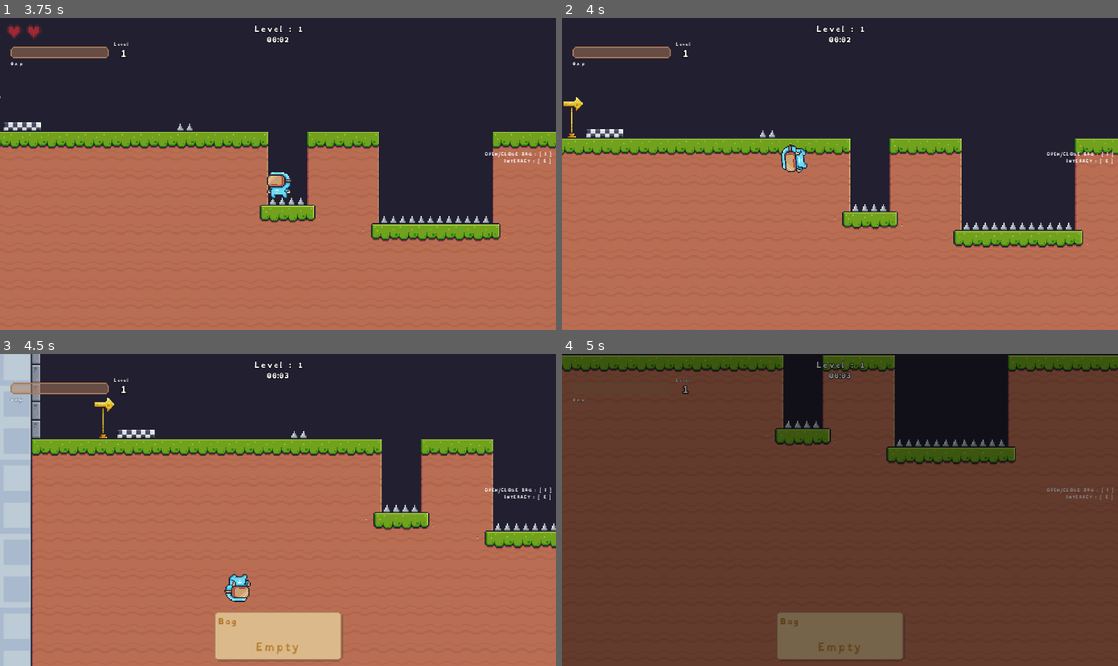
Above: before the commit, frames 1-4 (two rows, left to right).
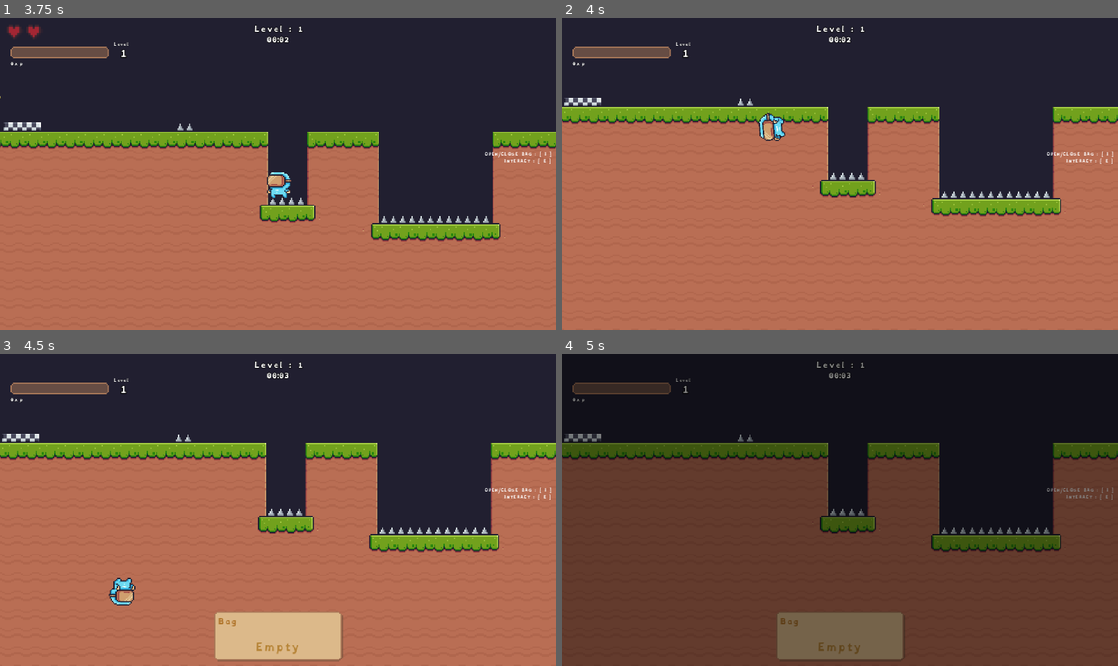
Above: after the commit, the same moments.

Repository: bennytha/platformer
Game: Godot game, scene res://game/screens/start_screen/start_screen.tscn
Same seed, same stepped clock (60 frames per second), same inputs: the game is played once before the commit and once after it.
Inputs (mouse positions are in pixels of both pictures, inside the frame that each line leads up to):
- Up to frame 1 (3.75 s): click "New Game" at 0.5 s; tap Enter at 1.25 s; move the mouse to (400, 158) at 1.27 s; hold D (move_right) 1.28-2 s; tap I (bag) at 1.35, 2.85 s; click (400, 158) at 1.42 s; tap Space (jump) at 1.52, 1.82 s; drag from (166, 189) to (339, 186) at 2.02 s; move the mouse to (333, 105) at 2.77 s; hold A (move_left) 2.78-3.5 s; drag from (250, 236) to (394, 252) at 3.52 s
- Up to frame 2 (4 s): no input
- Up to frame 3 (4.5 s): move the mouse to (444, 556) at 4.27 s; hold D (move_right) from 4.28 s (still down); tap I (bag) at 4.35 s
- Up to frame 4 (5 s): keep holding D (move_right); tap Space (jump) at 4.52, 4.82 s

Frame 1 is identical in both runs. In frame 2, 19% of the frame differs, in the area x 0-100%, y 25-74%; in frame 3, 21%; in frame 4, 33%, in the area x 0-100%, y 0-64%.

Commit message:
clean up

Diff:
--- a/game/actors/enemy/fixed/plant/plant.gd
+++ b/game/actors/enemy/fixed/plant/plant.gd
@@ -80,7 +80,6 @@
 	should_spawn_bullet = true
 
 func spawn_bullet() -> void:
-	print('bullet direction',direction)
 	if bullet_scene == null:
 		return
 
--- a/game/actors/player/player.gd
+++ b/game/actors/player/player.gd
@@ -13,8 +13,11 @@
 @onready var hurt_audio: AudioStreamPlayer2D = $HurtAudio
 
 var last_hit_direction: float = 1.0
+var local_bus :GameContainer
 
 func _ready() -> void:
+	local_bus = UtilsFuncs.find_local_bus(self)
+
 	state_machine.init(self, velocity_component, input_component,animated_sprite_2d)
 	health_component.died.connect(_on_player_death)
 
@@ -65,6 +68,10 @@
 func _on_player_death() -> void:
 	play_hurt_audio()
 	print("Player has run out of health!")
+	if local_bus:
+		local_bus.player_is_dying.emit()
+	else:
+		print('local bus not found')
 	state_machine.on_child_transitioned('death')
 
 # Sounds
--- a/game/levels/tutorial_level/t_level_10.tscn
+++ b/game/levels/tutorial_level/t_level_10.tscn
@@ -62,4 +62,4 @@
 waypoints = Array[Vector2]([Vector2(0, 141), Vector2(382, 141), Vector2(382, 0), Vector2(0, 0)])
 
 [node name="Apple" parent="." unique_id=527090877 instance=ExtResource("9_q7iyj")]
-position = Vector2(92, 311)
+position = Vector2(92, 388)
--- a/game/levels/tutorial_level/t_level_20.tscn
+++ b/game/levels/tutorial_level/t_level_20.tscn
@@ -145,7 +145,6 @@
 
 [node name="Apple" parent="Fruits" unique_id=872076872 instance=ExtResource("8_n7u1b")]
 position = Vector2(1612, -440)
-gravity_scale = 0.0
 
 [node name="Trunk" parent="Fruits" unique_id=1737693794 instance=ExtResource("9_ly02x")]
 position = Vector2(560, -496)
@@ -355,7 +354,7 @@
 curve = SubResource("Curve2D_akm44")
 
 [node name="Apple" parent="." unique_id=1275153441 instance=ExtResource("8_n7u1b")]
-position = Vector2(1280, 1248)
+position = Vector2(1280, 1280)
 
 [node name="Spikes5" parent="." unique_id=177350886 instance=ExtResource("12_ukddy")]
 position = Vector2(152, 280)
--- a/game/screens/game_conatiner/game_container.gd
+++ b/game/screens/game_conatiner/game_container.gd
@@ -10,6 +10,7 @@
 signal show_bag(show:bool)
 signal show_menu(show:bool)
 signal player_reached_end()
+signal player_is_dying()
 
 var is_menu_shown := false
 var is_bag_shown := false
@@ -17,6 +18,7 @@
 
 func _ready() -> void:
 	show_menu.connect(toggle_menu)
+	player_is_dying.connect(_on_player_is_dying)
 	EventBus.player_died.connect(_on_player_died)
 	SceneChanger.register_level_container(level_container)
 
@@ -80,6 +82,16 @@
 				var start_position = player_start_point.marker_2d.global_position
 				player.global_position = start_position
 
+func _on_player_is_dying()-> void:
+	# Disable the camera in the player
+	player.set_camera_enabled(false)
+
+	# Create a new camera in level_container with the player's current position
+	var level_camera = Camera2D.new()
+	level_camera.global_position = player.global_position
+	level_container.add_child(level_camera)
+	level_camera.make_current()
+
 func _on_player_died() -> void:
 	EventBus.game_won = false
 	SceneChanger.switch_level(game_over_scene_path)
